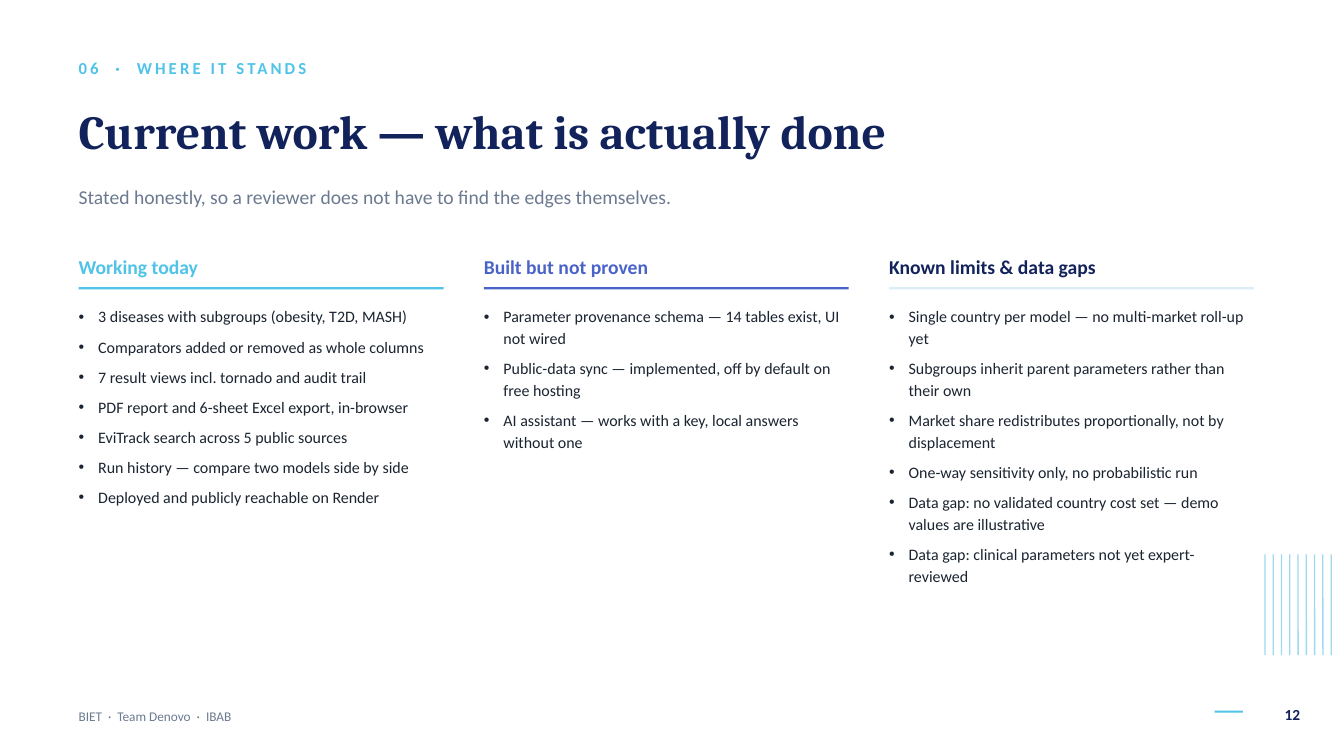
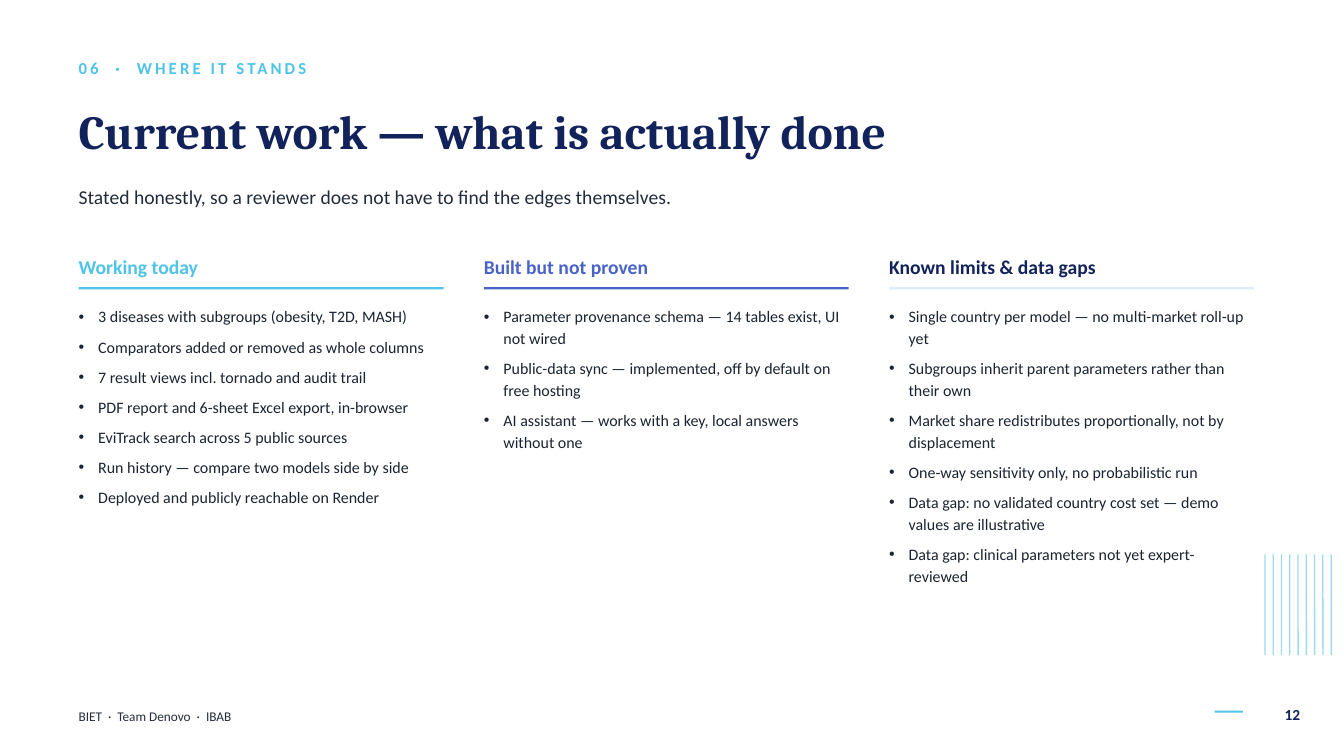
Before and after one commit to Sumithraju/early_stage_bia_react_node_postgres, a slide deck: slide 12 of docs/presentation/BIET-Denovo-IBAB.pptx. Drawn at 1344x756 pixels with LibreOffice and Linux fonts; fonts in the diff are those of the drawing. Boxes give left, top, right and bottom in pixels: in the first picture for what was removed or moved away, otherwise in the second. Text is boxed around its words. In the diff, an @@ line names an element or a change of style, - is before the commit and + after.

```diff
--- a/docs/presentation/BIET-Denovo-IBAB.pptx
+++ b/docs/presentation/BIET-Denovo-IBAB.pptx
@@ text "Stated honestly, so a reviewer ..." at box(79, 190, 671, 208): text colour #6B7A90 to #232C3A @@
@@ text "BIET · Team Denovo · ..." at box(79, 712, 231, 721): text colour #6B7A90 to #232C3A @@
```
Also in this commit, not shown: 13 other slides changed, 1 other file.
